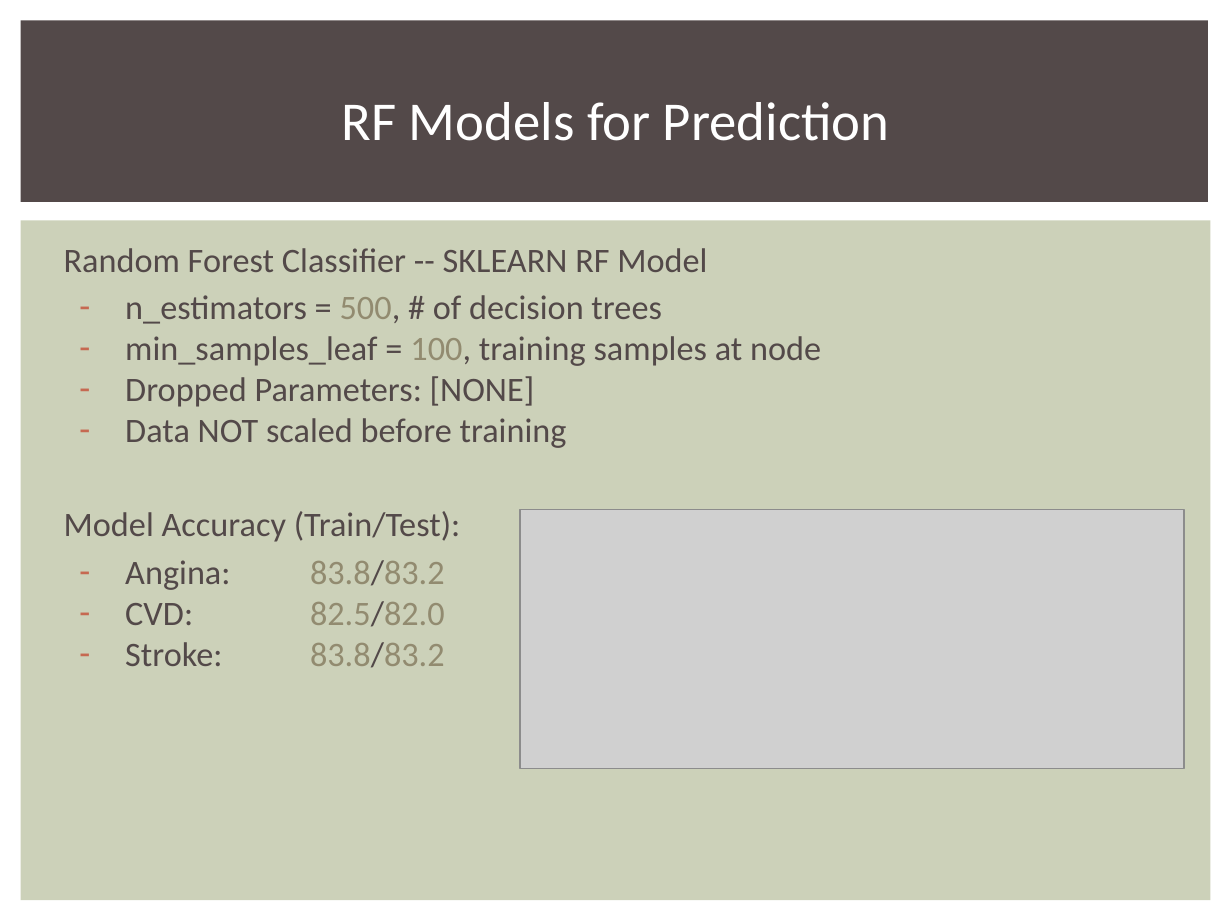
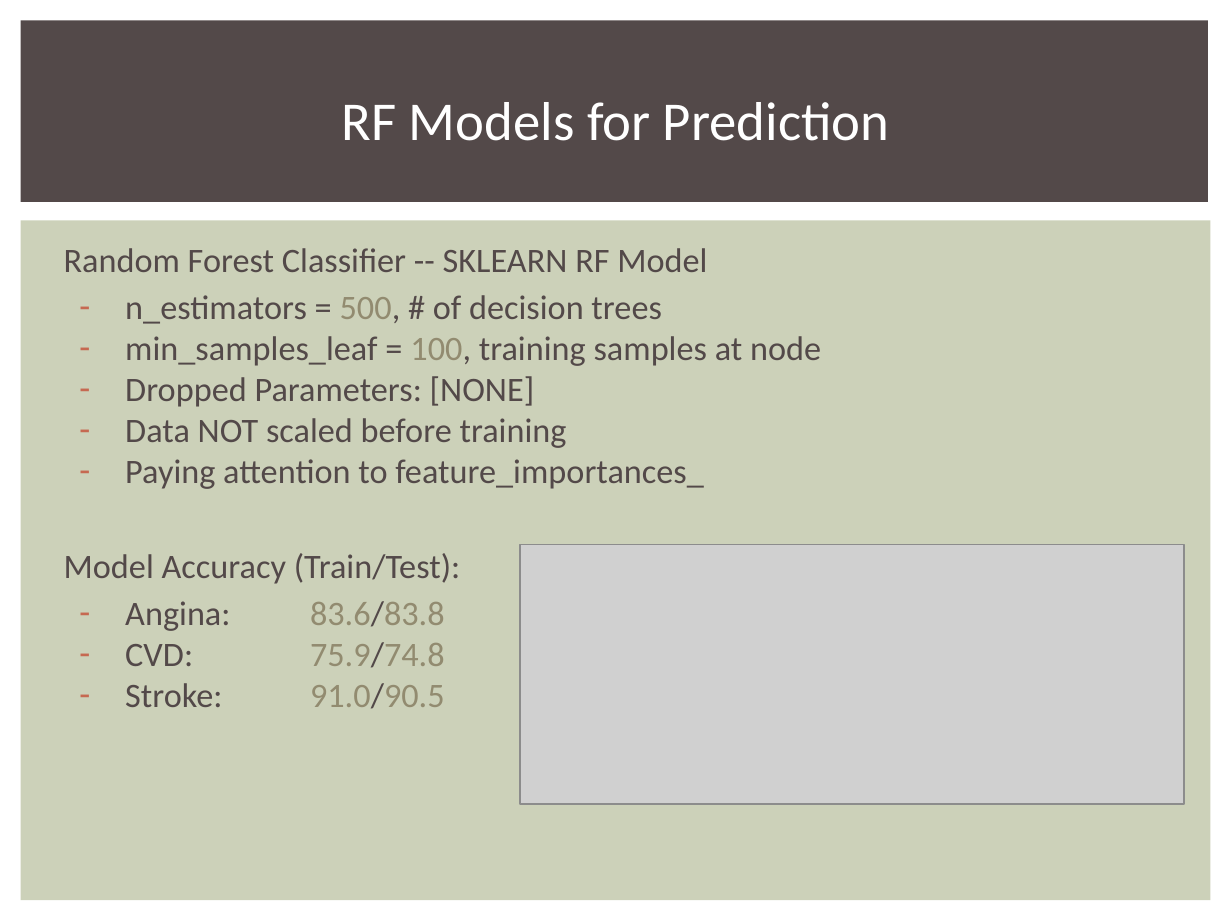
Before and after one commit to sasidhy1/framingham_ML, a slide deck: slide 17 of MLProject.pptx. Drawn at 1232x924 pixels with LibreOffice and Linux fonts; fonts in the diff are those of the drawing; grey boxes stand for pictures. Boxes give left, top, right and bottom in pixels: in the first picture for what was removed or moved away, otherwise in the second. Text is boxed around its words. In the diff, an @@ line names an element or a change of style, - is before the commit and + after.

```diff
--- a/MLProject.pptx
+++ b/MLProject.pptx
@@ text at (125, 459, 704, 489): paragraph added @@
+– Paying attention to feature_importances_
@@ picture: place and size @@
-picture at (520, 509, 1184, 769)
+picture at (520, 545, 1184, 804)
@@ text at (125, 601, 445, 709): text changed @@
-– Angina: 83.8/83.2
-– CVD: 82.5/82.0
-– Stroke: 83.8/83.2
+– Angina: 83.6/83.8
+– CVD: 75.9/74.8
+– Stroke: 91.0/90.5
```
Also in this commit, not shown: 1 other slide changed, 2 slides added.
